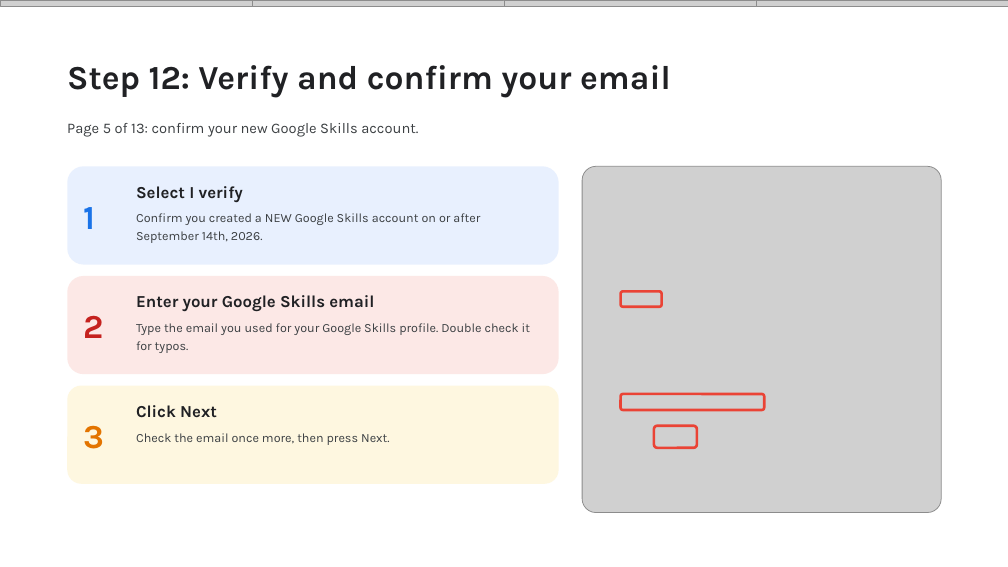
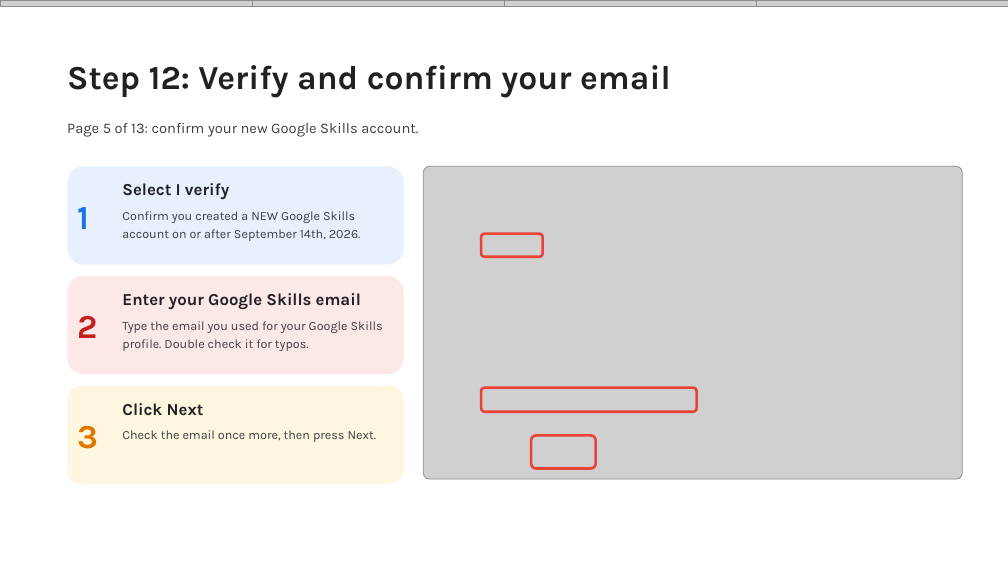
Before and after one commit to Viverun/Realism_Grade, a slide deck: slide 14 of Skill_Boost_Registration_Guide.pptx. Drawn at 1008x567 pixels with LibreOffice and Linux fonts; fonts in the diff are those of the drawing; grey boxes stand for pictures. Boxes give left, top, right and bottom in pixels: in the first picture for what was removed or moved away, otherwise in the second. Text is boxed around its words. In the diff, an @@ line names an element or a change of style, - is before the commit and + after.

```diff
--- a/Skill_Boost_Registration_Guide.pptx
+++ b/Skill_Boost_Registration_Guide.pptx
@@ rounded rectangle: place and size @@
-rounded rectangle at (67, 166, 559, 265)
+rounded rectangle at (67, 166, 404, 265)
@@ text "Select I verify": place and size @@
-text "Select I verify" at (136, 186, 243, 202)
+text "Select I verify" at (122, 183, 229, 199)
@@ picture: place and size @@
-picture at (582, 166, 941, 513)
+picture at (423, 166, 963, 479)
@@ text "Confirm you created a NEW ..." rewrapped from (136, 213, 480, 243) to (122, 211, 361, 241) @@
@@ rounded rectangle: place and size @@
-rounded rectangle at (621, 291, 662, 306)
+rounded rectangle at (481, 234, 542, 257)
@@ rounded rectangle: place and size @@
-rounded rectangle at (67, 276, 559, 374)
+rounded rectangle at (67, 276, 404, 374)
@@ text "Enter your Google Skills email": place and size @@
-text "Enter your Google Skills email" at (136, 295, 374, 311)
+text "Enter your Google Skills email" at (122, 293, 361, 309)
@@ text "Type the email you used ..." rewrapped from (136, 323, 530, 353) to (122, 321, 383, 351) @@
@@ rounded rectangle: place and size @@
-rounded rectangle at (67, 386, 559, 484)
+rounded rectangle at (67, 386, 404, 484)
@@ rounded rectangle: place and size @@
-rounded rectangle at (621, 394, 765, 410)
+rounded rectangle at (481, 388, 696, 412)
@@ 3 texts: place and size @@
-3 texts at (83, 207, 104, 449)
+3 texts at (77, 207, 98, 449)
@@ text "Click Next": place and size @@
-text "Click Next" at (136, 405, 217, 418)
+text "Click Next" at (122, 403, 204, 415)
@@ text "Check the email once more, ...": place and size @@
-text "Check the email once more, ..." at (136, 433, 389, 445)
+text "Check the email once more, ..." at (122, 430, 376, 442)
@@ rounded rectangle: place and size @@
-rounded rectangle at (654, 426, 697, 448)
+rounded rectangle at (532, 436, 596, 469)
```
Also in this commit, not shown: 19 other slides changed.
